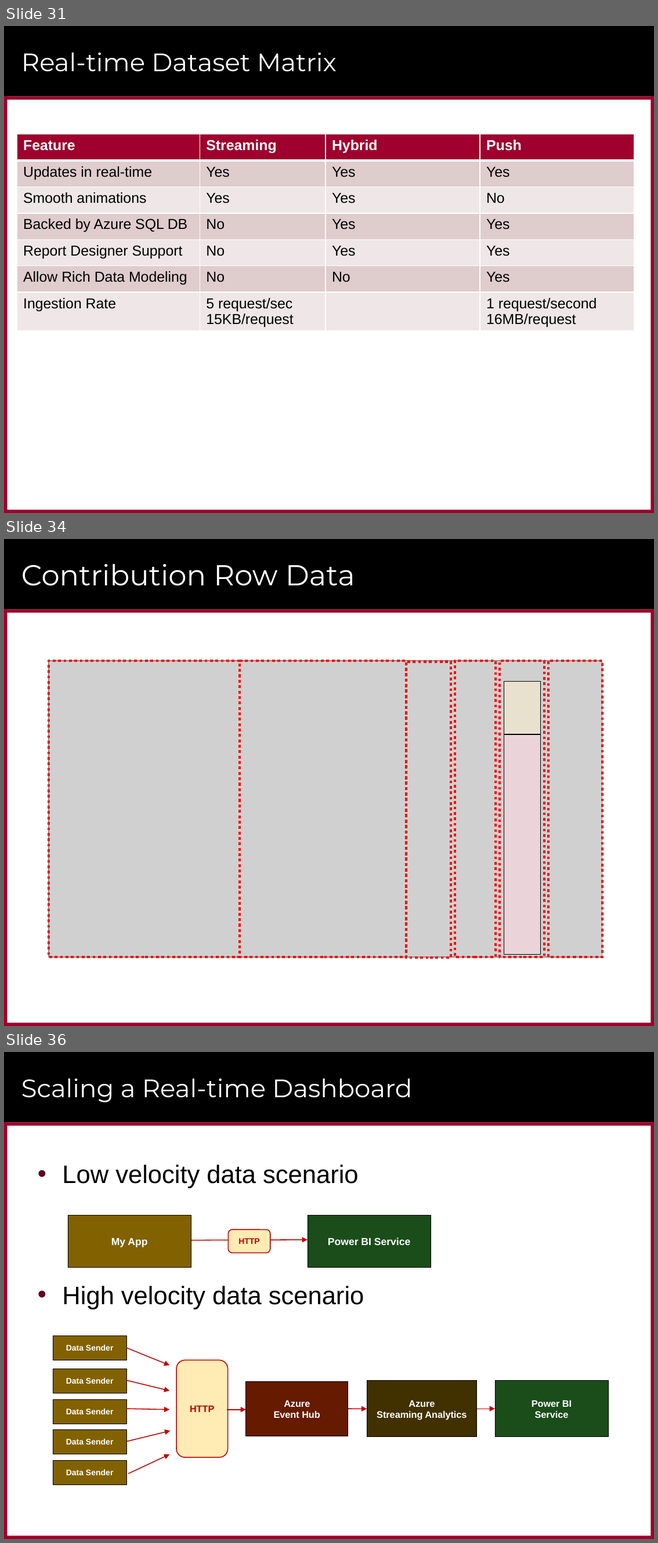
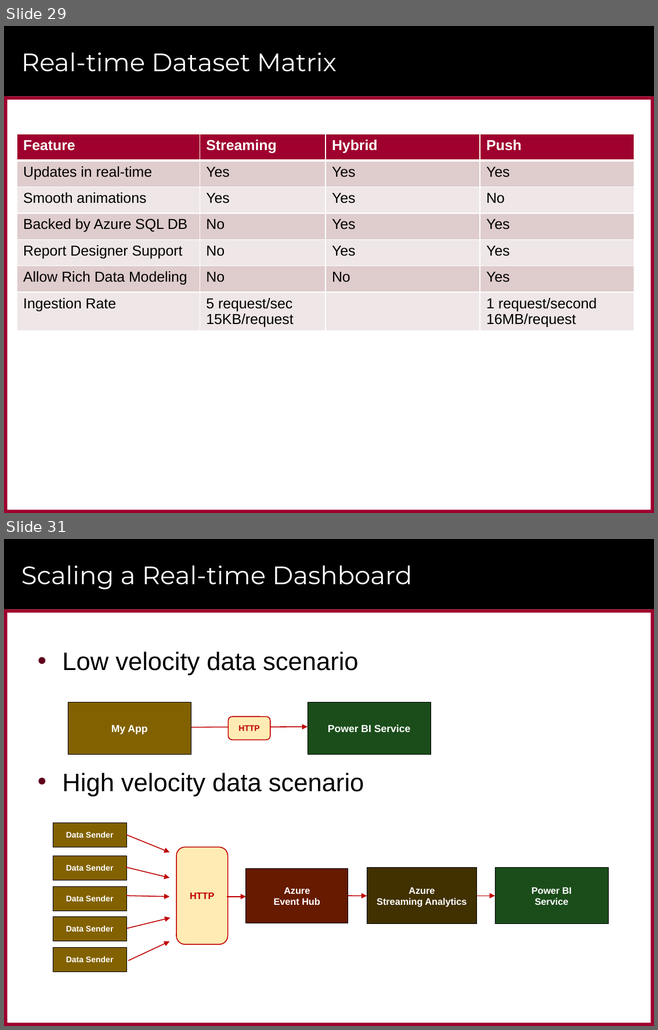
Before and after one commit to CriticalPathTraining/RealtimeDashboards, a slide deck: RealtimeDashboards.pptx. Shown one above the other, each under a label of ours: slides 31, 34 and 36 before the commit, slides 29 and 31 after it; the slides between them are not shown. The pictures are 658x1543 and 658x1030 pixels, drawn with LibreOffice and Linux fonts; fonts in the diff are those of the drawing; grey boxes stand for pictures; background and template pictures are left out. Boxes give left, top, right and bottom in pixels: in the first picture for what was removed or moved away, otherwise in the second. Text is boxed around its words. In the diff, an @@ line names an element or a change of style, - is before the commit and + after.

```diff
--- a/RealtimeDashboards.pptx
+++ b/RealtimeDashboards.pptx
@@ slide 34 removed at (x1=4, y1=539, x2=654, y2=1026), background #FFFFFF; not listed: 6 template elements that a slide beside it also shows @@
@@ title removed at (x1=21, y1=564, x2=355, y2=586) @@
-Contribution Row Data
@@ picture removed at (x1=49, y1=661, x2=603, y2=957) @@
@@ rectangle removed at (x1=49, y1=661, x2=240, y2=957) @@
@@ rectangle removed at (x1=239, y1=661, x2=405, y2=957) @@
@@ rectangle removed at (x1=406, y1=662, x2=451, y2=958) @@
@@ rectangle removed at (x1=455, y1=661, x2=495, y2=957) @@
@@ rectangle removed at (x1=499, y1=661, x2=544, y2=957) @@
@@ rectangle removed at (x1=549, y1=661, x2=603, y2=957) @@
@@ rectangle removed at (x1=503, y1=681, x2=540, y2=734) @@
@@ rectangle removed at (x1=503, y1=734, x2=540, y2=955) @@
@@ what was slide 31 is now slide 29 @@
@@ what was slide 36 is now slide 31 @@
```
Also in this commit, not shown: 4 slides changed, 5 slides added, 12 other slides removed, 3 other files.
